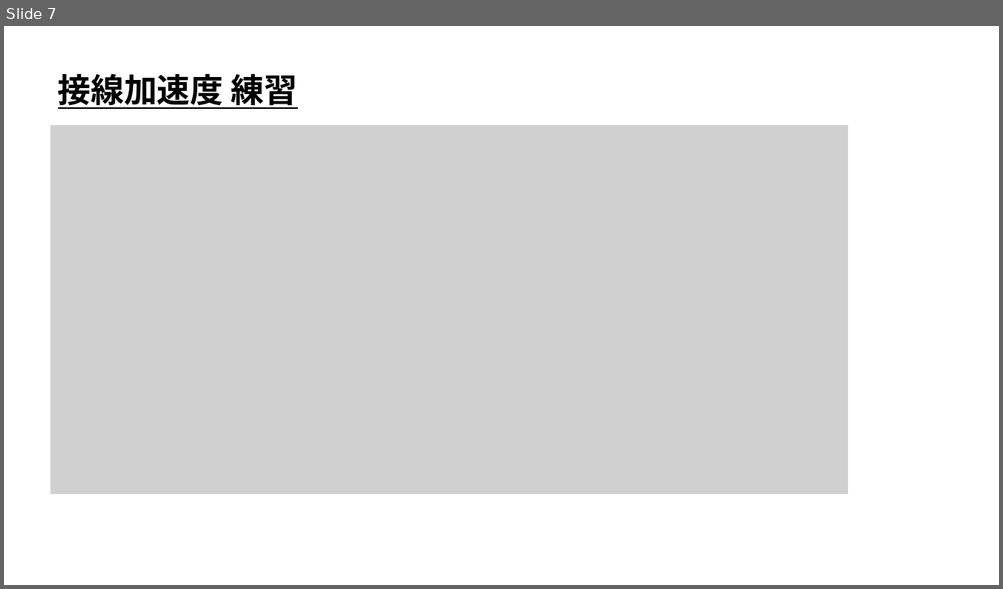
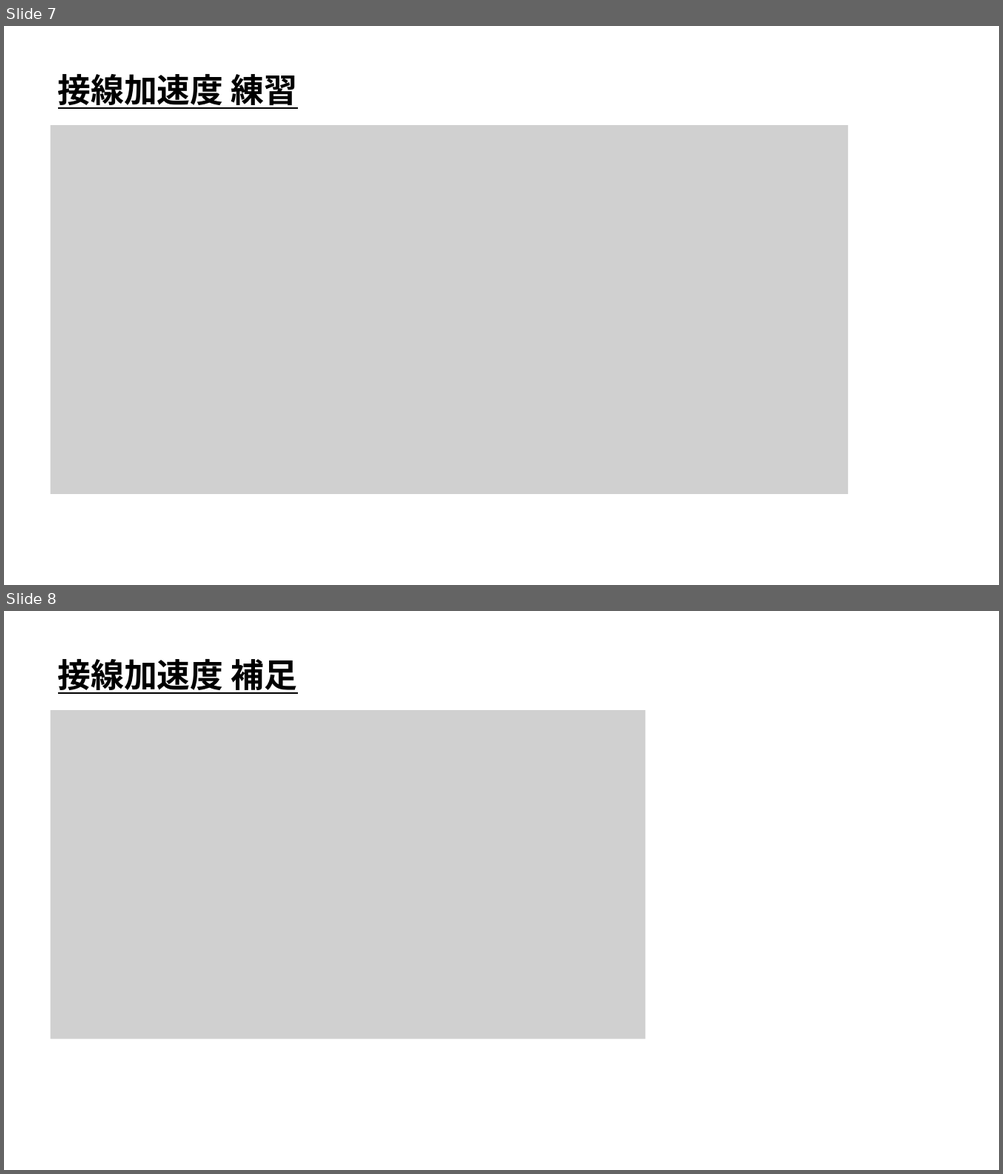
Before and after one commit to ArakiYusuke-Ohara/Textbook, a slide deck: ゲーム科2年/00_前期/ゲーム開発Ⅲ/ゲーム物理学/座学/28_接線速度と接線加速度.pptx. Shown one above the other, each under a label of ours: slide 7 before the commit, slides 7 and 8 after it. The pictures are 1003x589 and 1003x1174 pixels, drawn with LibreOffice and Linux fonts; fonts in the diff are those of the drawing; grey boxes stand for pictures. Boxes give left, top, right and bottom in pixels: in the first picture for what was removed or moved away, otherwise in the second. Text is boxed around its words. In the diff, an @@ line names an element or a change of style, - is before the commit and + after.

```diff
--- a/ゲーム科2年/00_前期/ゲーム開発Ⅲ/ゲーム物理学/座学/28_接線速度と接線加速度.pptx
+++ b/ゲーム科2年/00_前期/ゲーム開発Ⅲ/ゲーム物理学/座学/28_接線速度と接線加速度.pptx
@@ slide 8 added at bbox=[4, 611, 999, 1170], background #FFFFFF @@
@@ text added at bbox=[58, 659, 298, 694], 32 pt, text #000000, bold, underline @@
+接線加速度 補足
@@ picture added at bbox=[51, 710, 645, 1039] @@
```
Also in this commit, not shown: 1 other file.
